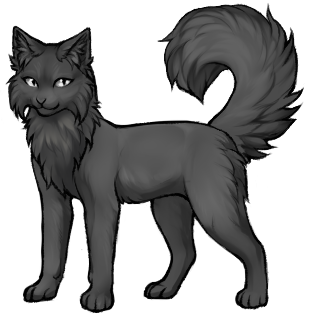
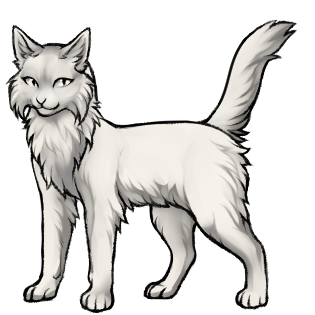
Layer changes from the first 315×315 image to the second:
hid group "торчком пушистые" (4 layers) over 7, 25, 96, 86
painted on "тень" (2nd of 18, in "Уши" › "торчком пушистые") over 7, 29, 96, 86
showed group "торчком обычные" (4 layers) over 7, 24, 96, 86
painted on "тень" (3rd of 18, in "Уши" › "торчком обычные") over 7, 29, 96, 86
painted on "тень" (7th of 18, in "Щёки" › "пушистые") over 7, 72, 99, 130
painted on "[красить]" (7th of 17, in "Щёки" › "пушистые") over 0, 66, 99, 124
painted on "свет" (8th of 18, in "Голова") over 11, 54, 91, 114
painted on "[красить]" (8th of 17, in "Голова") over 14, 44, 90, 117
painted on "тень" (10th of 18, in "Грудь\шея\грива" › "обычная") over 17, 59, 97, 204
painted on "[красить]" (10th of 17, in "Грудь\шея\грива" › "обычная") over 20, 43, 103, 200
hid group "v2" (5 layers) over 21, 97, 296, 310
painted on "тень" (13th of 18, in "Тело" › "v2") over 23, 97, 279, 310
painted on "свет2" (2nd of 3, in "Тело" › "v2") over 47, 119, 237, 246
painted on "[красить]" (13th of 17, in "Тело" › "v2") over 24, 110, 268, 310
showed group "v1" (5 layers) over 21, 97, 296, 310
painted on "тень" (14th of 18, in "Тело" › "v1") over 23, 97, 279, 310
painted on "свет2" (3rd of 3, in "Тело" › "v1") over 47, 119, 237, 246
painted on "[красить]" (14th of 17, in "Тело" › "v1") over 24, 114, 258, 310
hid group "пышный" (4 layers) over 156, 2, 305, 166
painted on "тень" (17th of 18, in "Хвосты" › "пышный") over 162, 2, 305, 160
painted on "[красить]" (17th of 17, in "Хвосты" › "пышный") over 159, 4, 301, 164
showed group "обычный" (4 layers) over 187, 15, 300, 152
painted on "тень" (18th of 18, in "Хвосты" › "обычный") over 202, 15, 299, 151
painted on "[Красить]" over 204, 26, 294, 139
…and 10 more changes (10 painted)
